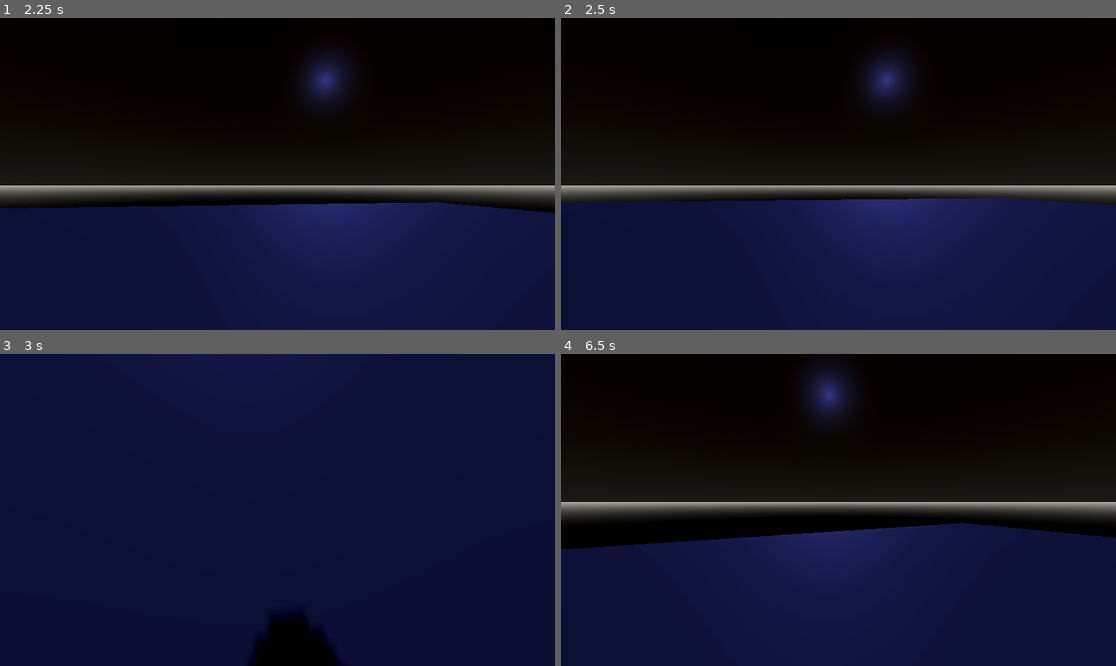
Above: before the commit, frames 1-4 (two rows, left to right).
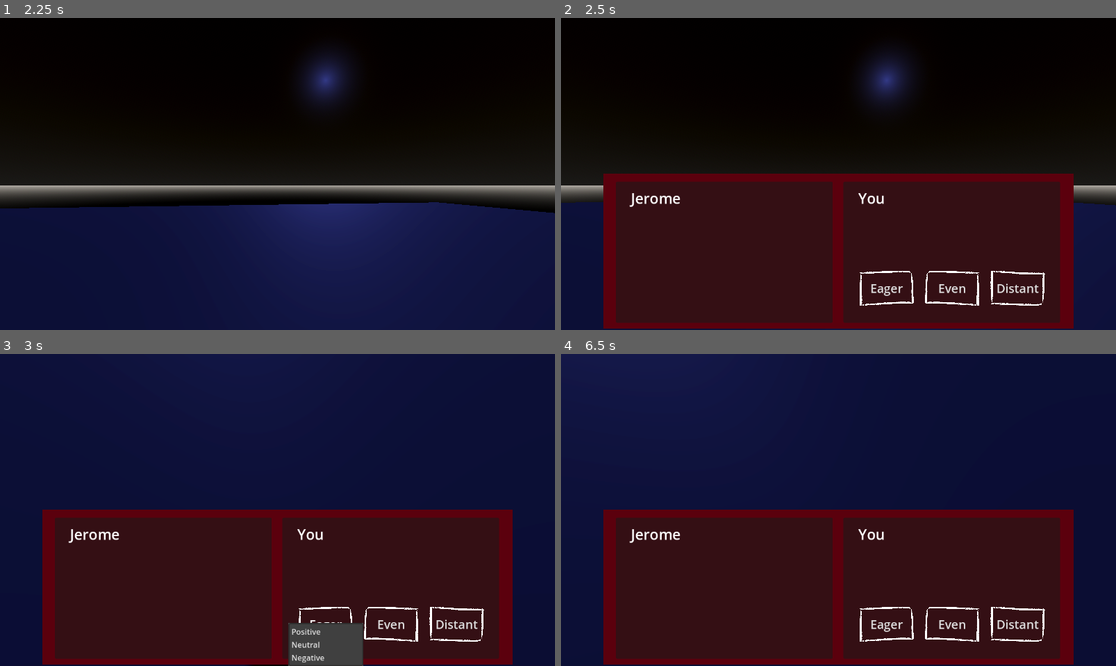
Above: after the commit, the same moments.

Repository: HyperGameDev/You-Are-A-Friend
Game: Godot game, scene res://main_scene.tscn
Same seed, same stepped clock (60 frames per second), same inputs: the game is played once before the commit and once after it.
Inputs (mouse positions are in pixels of both pictures, inside the frame that each line leads up to):
- Up to frame 1 (2.25 s): tap Enter (ui_accept) at 0.5, 0.77, 1.52 s; move the mouse to (305, 174) at 0.52 s; hold Up (forward) from 0.53 s (still down); click (305, 174) at 0.6 s; tap E (activate, bound only after the commit) at 0.8, 1.35 s; move the mouse to (249, 174) at 1.27 s; click (249, 174) at 1.55 s; move the mouse to (288, 167) at 2.02 s; click (288, 167) at 2.1 s
- Up to frame 2 (2.5 s): keep holding Up (forward); tap E (activate, bound only after the commit) at 2.3 s
- Up to frame 3 (3 s): release Up (forward) at 2.75 s; click (327, 625) at 2.75 s, where only the run after the commit has a clickable "Eager"
- Up to frame 4 (6.5 s): click (955, 625) at 3.5 s, where only the run after the commit has a clickable "Even"; click (1016, 625) at 4.25 s, where only the run after the commit has a clickable "Distant"; tap Enter (ui_accept) at 5, 5.27, 5.75, 6.02 s; move the mouse to (832, 516) at 5.02 s; hold Up (forward) from 5.03 s (still down); tap E (activate, bound only after the commit) at 5.1, 6.05 s; click (832, 516) at 5.3 s; move the mouse to (877, 513) at 5.77 s; click (877, 513) at 5.85 s

Frame 1 is identical in both runs. In frame 2, 42% of the frame differs, in the area x 7-93%, y 49-100%; in frame 3, 42%; in frame 4, 93%, in the area x 0-100%, y 0-100%.

Commit message:
Raycast implementation contd
Added script to raycast, box appears but mouse stuff is getting in the way

Diff:
--- /dev/null
+++ b/Raycast_Friend-Detect.gd
@@ -0,0 +1,12 @@
+extends RayCast3D
+
+
+# Called when the node enters the scene tree for the first time.
+func _ready():
+	pass # Replace with function body.
+
+
+# Called every frame. 'delta' is the elapsed time since the previous frame.
+func _process(delta):
+	if is_colliding():
+		get_collider().friend_nearby = true
--- a/friend.gd
+++ b/friend.gd
@@ -4,7 +4,6 @@
 
 var convo_state = 0
 var friend_nearby = false
-var friend_hover = false
 var dialogue_hover = true
 var dialogue_close_hover = false
 
@@ -15,7 +14,7 @@
 
 # Called every frame. 'delta' is the elapsed time since the previous frame.
 func _process(delta):
-	if Input.is_action_just_released("Mouse") and friend_hover == true:
+	if Input.is_action_just_released("activate") and friend_nearby == true:
 		$"Dialogue".visible = true
 		input_ray_pickable = false
 		convo_state = 1
@@ -27,18 +26,13 @@
 			dialogue_close_hover = false
 			convo_state = 0
 			input_ray_pickable = true
-	_friend_detection(delta)
-
-func _friend_detection(delta):
-	if $"../../Player/Camera3D/RayCast3D".is_colliding():
-		var friend_nearby = true
 
 func _on_mouse_entered():
 	if convo_state == 0:
-		friend_hover = true
+		friend_nearby = true
 
 func _on_mouse_exited():
-	friend_hover = false
+	friend_nearby = false
 
 func _on_close_panel_top_mouse_entered():
 	dialogue_close_hover = true
--- a/main_scene.tscn
+++ b/main_scene.tscn
@@ -1,8 +1,9 @@
-[gd_scene load_steps=13 format=3 uid="uid://d4mvyen8kf3dp"]
+[gd_scene load_steps=14 format=3 uid="uid://d4mvyen8kf3dp"]
 
 [ext_resource type="PackedScene" uid="uid://cd1vw3sgqxns0" path="res://friend.tscn" id="1_83ew0"]
 [ext_resource type="Script" path="res://main_scene.gd" id="1_uitib"]
 [ext_resource type="Script" path="res://Player.gd" id="2_u6486"]
+[ext_resource type="Script" path="res://Raycast_Friend-Detect.gd" id="4_h36td"]
 
 [sub_resource type="ProceduralSkyMaterial" id="ProceduralSkyMaterial_ltuv1"]
 sky_top_color = Color(0.247059, 0.176471, 0.0666667, 1)
@@ -82,6 +83,7 @@
 transform = Transform3D(1, 0, 0, 0, -4.37114e-08, -1, 0, 1, -4.37114e-08, 0, 0, 0)
 target_position = Vector3(0, -1.75, 0)
 collision_mask = 2
+script = ExtResource("4_h36td")
 
 [node name="MeshInstance3D" type="MeshInstance3D" parent="Player"]
 mesh = SubResource("CapsuleMesh_tgght")
--- a/project.godot
+++ b/project.godot
@@ -75,3 +75,9 @@
 "events": [Object(InputEventJoypadMotion,"resource_local_to_scene":false,"resource_name":"","device":-1,"axis":3,"axis_value":1.0,"script":null)
 ]
 }
+activate={
+"deadzone": 0.5,
+"events": [Object(InputEventKey,"resource_local_to_scene":false,"resource_name":"","device":-1,"window_id":0,"alt_pressed":false,"shift_pressed":false,"ctrl_pressed":false,"meta_pressed":false,"pressed":false,"keycode":0,"physical_keycode":69,"key_label":0,"unicode":101,"echo":false,"script":null)
+, Object(InputEventJoypadButton,"resource_local_to_scene":false,"resource_name":"","device":-1,"button_index":0,"pressure":0.0,"pressed":true,"script":null)
+]
+}
